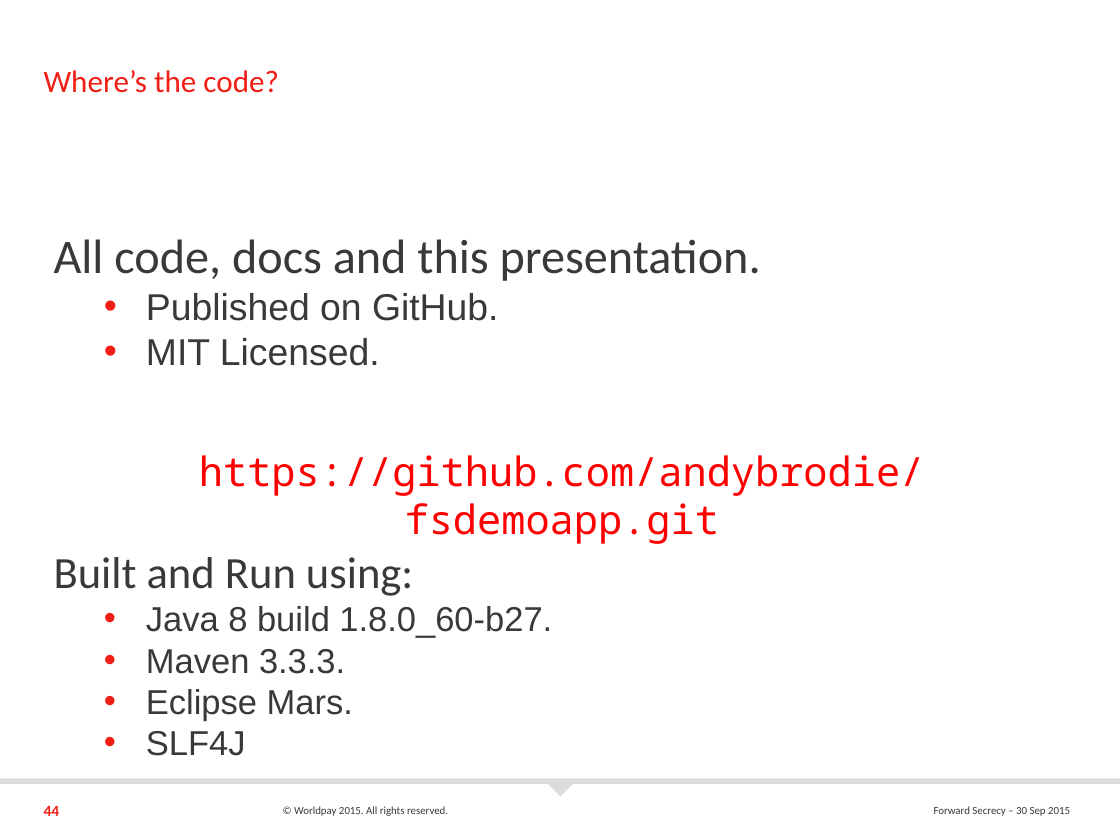
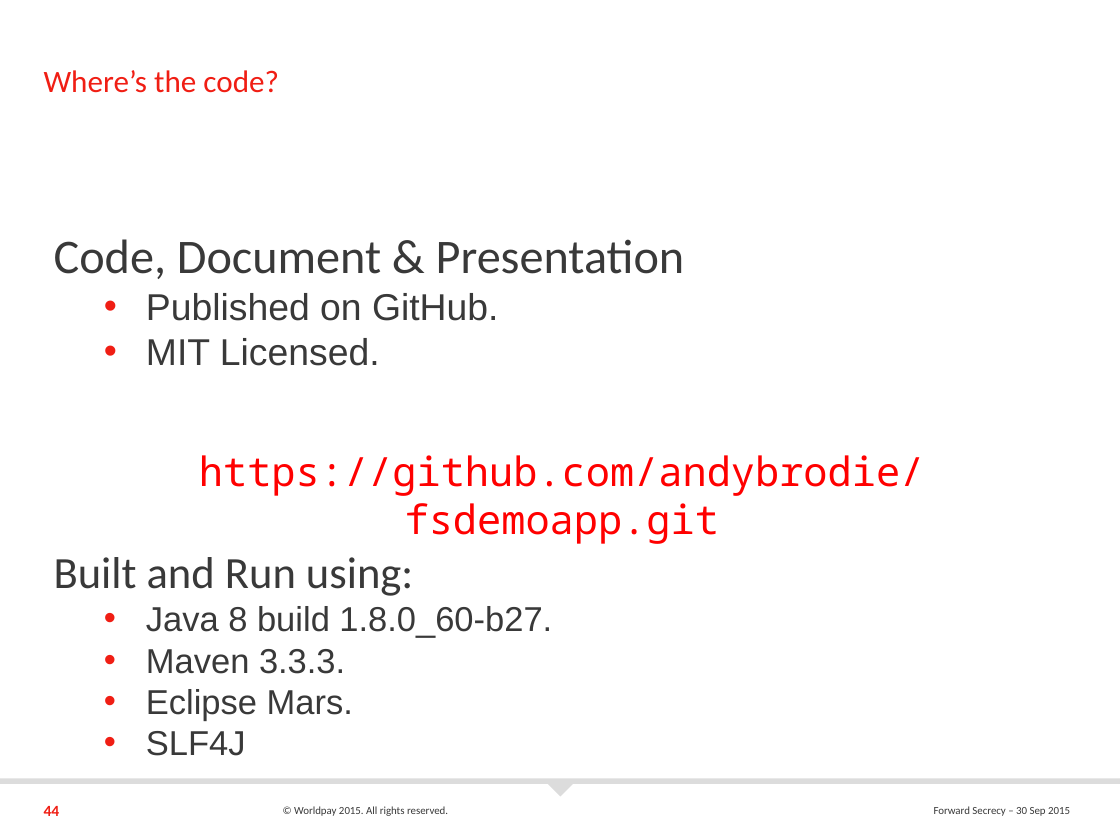
Before and after one commit to andybrodie/fsdemoapp, a slide deck: slide 44 of docs/Forward Secrecy in Java.pptx. Drawn at 1120x840 pixels with LibreOffice and Linux fonts; fonts in the diff are those of the drawing; background and template pictures are left out. Boxes give left, top, right and bottom in pixels: in the first picture for what was removed or moved away, otherwise in the second. Text is boxed around its words. In the diff, an @@ line names an element or a change of style, - is before the commit and + after.

```diff
--- a/docs/Forward Secrecy in Java.pptx
+++ b/docs/Forward Secrecy in Java.pptx
@@ text at <box>54,239,685,279</box>: text changed @@
-All code, docs and this presentation.
+Code, Document & Presentation
```
Also in this commit, not shown: 1 other file.
